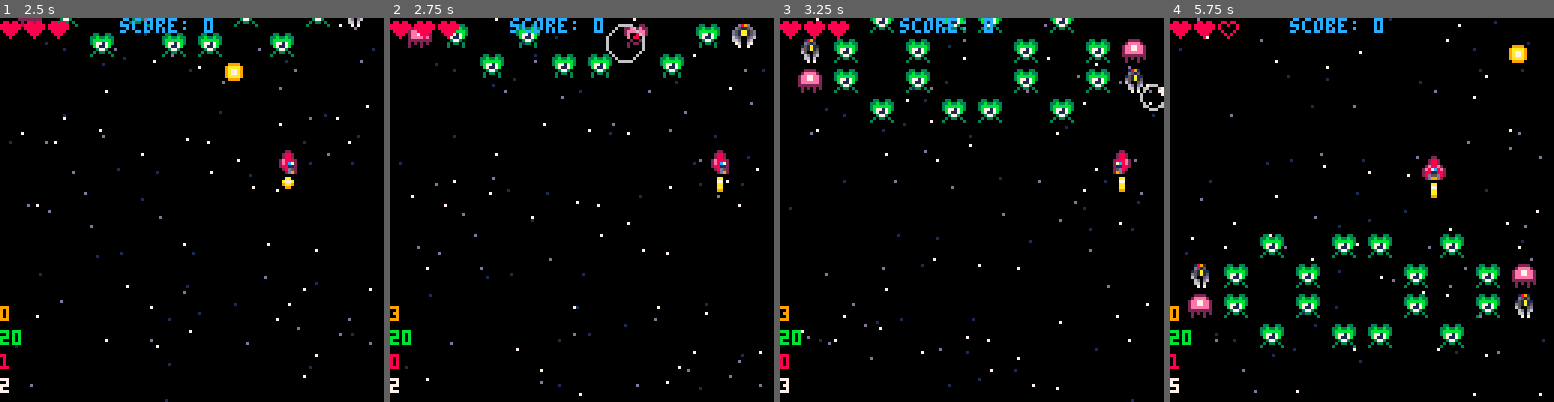
Above: before the commit, frames 1-4 (left to right).
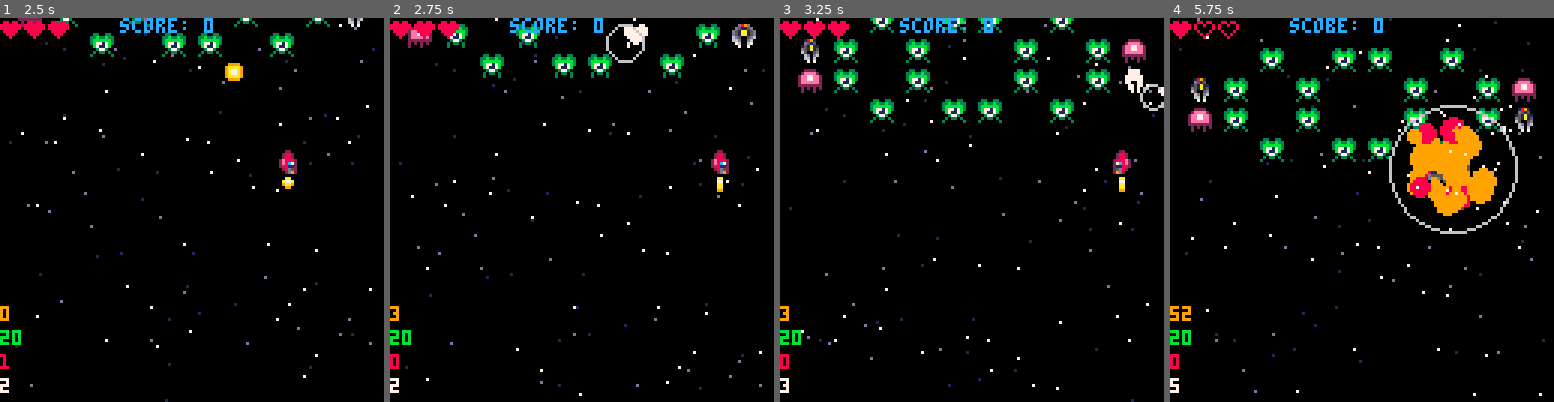
Above: after the commit, the same moments.

Repository: sirchras/p8-shmup
Game: PICO-8 cartridge shmup.p8
Two runs of this game, one before a commit and one after it. Both use one fixed random seed, a clock stepped at 60 frames per second and the inputs below.
Inputs:
- Up to frame 1 (2.5 s): tap X (X key) at 0.33, 1.07, 1.85 s; tap O (Z key) at 0.7, 1.7, 2.1 s; hold Right 1.6-2.1 s; hold Up 2.15-2.42 s; hold Right from 2.47 s (still down)
- Up to frame 2 (2.75 s): keep holding Right; tap O (Z key) at 2.5 s
- Up to frame 3 (3.25 s): tap O (Z key) at 2.9 s; tap X (X key) at 2.97 s; release Right at 3.03 s; hold Left from 3.08 s (still down)
- Up to frame 4 (5.75 s): tap O (Z key) every 0.4 s from 3.3 to 5.7 s; release Left at 3.58 s; hold Down 3.63-3.97 s; hold Right 4.02-4.68 s; tap X (X key) at 4.08, 5.2 s; hold Up 4.73-5.03 s; hold Left 5.08-5.68 s; hold Down from 5.73 s (still down)

Frame 1 is identical in both runs. In frame 2, 0.2% of the frame differs, in the area x 60-68%, y 1-8%; in frame 3, 0.2%; in frame 4, 15%, in the area x 0-96%, y 1-91%.

Commit message:
update enemy behaviours

Diff:
--- a/shmup.p8
+++ b/shmup.p8
@@ -276,10 +276,14 @@
 	end
 end
 
-function spawnenemy(typ,x,y)
+function spawnenemy(typ,x,y,tx,ty)
+	local x=x or rnd(120)
 	local e=typ:new{
-		x=x or rnd(120),
-		y=y or -8
+		x=x,
+		y=y or -8,
+		--perhaps vectors?
+		tx=tx or x,
+		ty=y+40
 	}
 	add(enemies,e)
 --	return e
@@ -672,10 +676,15 @@
 enemy=gmobj:new{
 	sp=32, --enemy sprite
 	♥=5, --enemy health
-	flsh=0 --dmg flash
+	flsh=0,--dmg flash
+	act=nil, --current action: adv,hold,atk
+	tx=0, --target x position
+	ty=0, --target y position
 }
 function enemy:update()
-	self.y+=1
+	if (not self.act) self.act=self.adv
+	self:act()
+--	self.y+=1
 	--check enemy/player collision
 	if self:col(p) and
 	   p.invul==0 then
@@ -702,29 +711,44 @@
 --	print(self.flsh,self.x,self.y+8,8)
 end
 function enemy:flash()
-	--kinda color invert
-	pal(1,8) --d blue to brwn
-	pal(3,2) --d grn to purple
-	pal(7,0) --white to blck
-	pal(11,14) --l grn to pink
+	--flash white on dmg
+	for i=1,15 do
+		pal(i,7)
+	end
 end
 --update the enemy sprite
 function enemy:anim()
 	self.sp+=0.4
 	if (self.sp>=36) self.sp=32
 end
---alt name for default enemy
-green=enemy
+--enemy behavior: advance
+function enemy:adv()
+	--would vectors make this easier?
+	--almost certainly
+	self.y+=1
+	if self.y>=self.ty then
+		self.act=self.hold
+	end
+end
+function enemy:hold()
+	--do something?
+end
+
+--default green enemy
+green=enemy:new()
+--function green:flash()
+--	--kinda color invert
+--	pal(1,8) --d blue to brwn
+--	pal(3,2) --d grn to purple
+--	pal(7,0) --white to blck
+--	pal(11,14) --l grn to pink
+--end
 
 --spinner enemy
 spinner=enemy:new{
 	sp=120, --120-123
 --	♥=5,
 }
---possibly a better way
-function spinner:flash()
-	pal() --do nothing
-end
 function spinner:anim()
 	self.sp+=0.4
 	if (self.sp>=124) self.sp=120
@@ -735,9 +759,6 @@
 	sp=101, --101-104
 	♥=2,
 }
-function jelly:flash()
-	pal() --do nothing
-end
 function jelly:anim()
 	self.sp+=0.4
 	if (self.sp>=105) self.sp=101
@@ -750,9 +771,6 @@
 	spx=2, --sprite width
 	spy=2, --sprite height
 }
-function boss:flash()
-	pal() --do nothing
-end
 do
 	local i=1
 	local fr={144,146}
